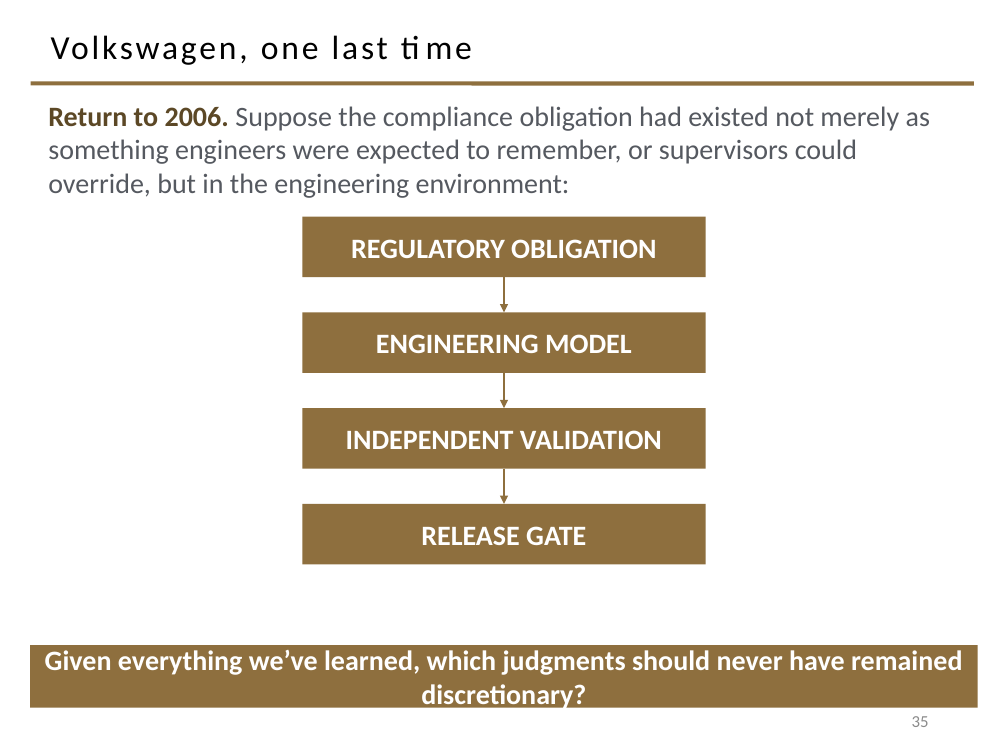
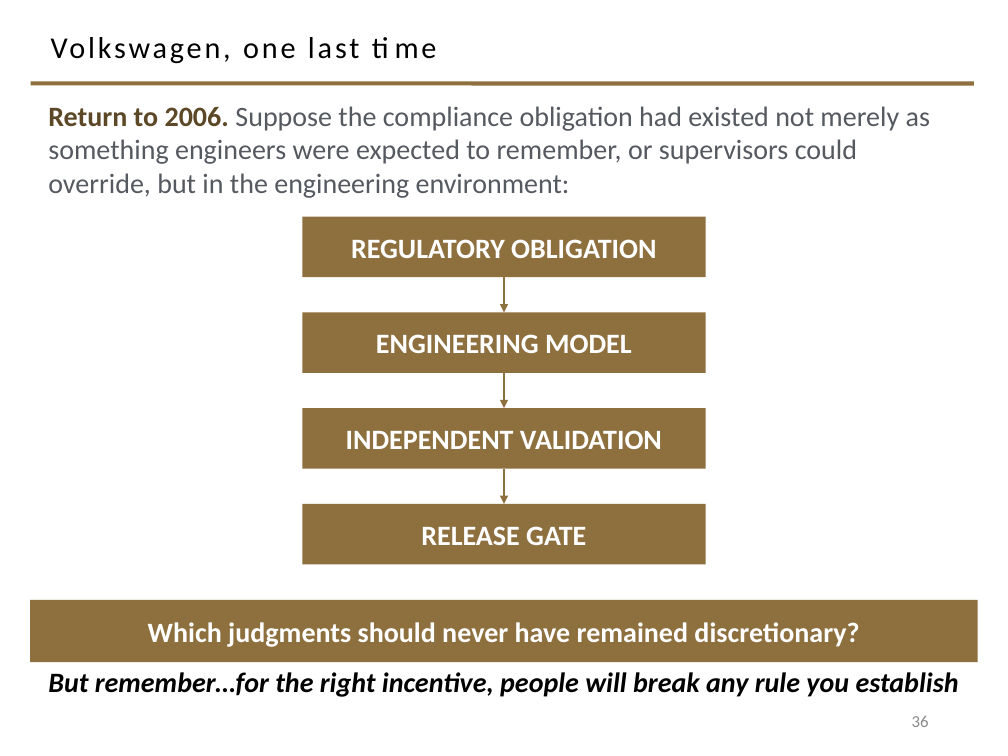
Before and after one commit to davisjam/model-based-agentic-software-engineering, a slide deck: slide 36 of course/lectures/act-2-delegation-and-control/04-failure-aware-engineering/2-4-Failure-Aware-Engineering.pptx (slide 35 before the commit). Drawn at 1008x756 pixels with LibreOffice and Linux fonts; fonts in the diff are those of the drawing; background and template pictures are left out. Boxes give left, top, right and bottom in pixels: in the first picture for what was removed or moved away, otherwise in the second. Text is boxed around its words. In the diff, an @@ line names an element or a change of style, - is before the commit and + after.

```diff
--- a/course/lectures/act-2-delegation-and-control/04-failure-aware-engineering/2-4-Failure-Aware-Engineering.pptx
+++ b/course/lectures/act-2-delegation-and-control/04-failure-aware-engineering/2-4-Failure-Aware-Engineering.pptx
@@ title "Volkswagen, one last time" at bbox=[51, 37, 359, 64]: size 24 to 21.6 pt @@
@@ rectangle "Which judgments should never have ...": place and size @@
-rectangle "Which judgments should never have ..." at bbox=[30, 645, 978, 708]
+rectangle "Which judgments should never have ..." at bbox=[30, 600, 978, 662]
@@ text in rectangle at bbox=[148, 622, 859, 647]: text changed @@
-Given everything we’ve learned, which judgments should never have remained discretionary?
+Which judgments should never have remained discretionary?
@@ text added at bbox=[48, 672, 959, 697], 20 pt, text #000000, bold, italic @@
+But remember…for the right incentive, people will break any rule you establish
@@ page number at bbox=[912, 716, 929, 727]: text changed @@
-35
+36
```
Also in this commit, not shown: 36 other slides changed, 1 slide added.
